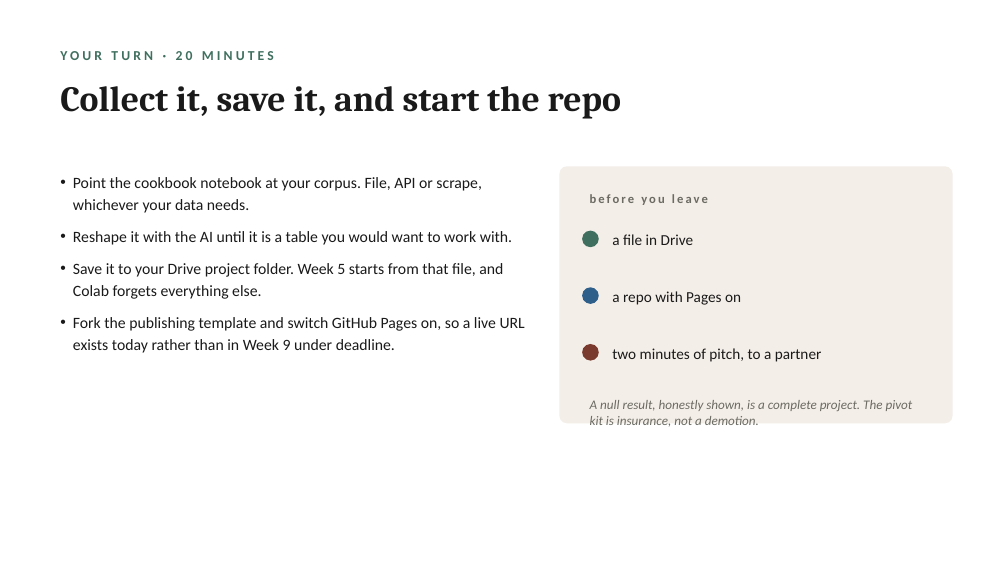
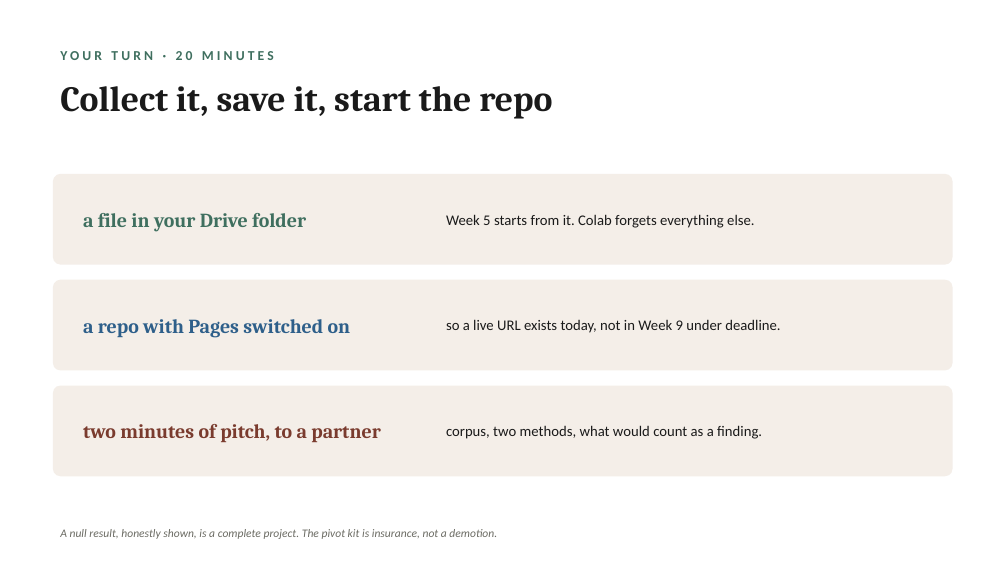
Before and after one commit to lucianli123/culture-as-data-2026, a slide deck: slide 21 of slides/week-04-lecture-draft.pptx (slide 18 before the commit). Drawn at 1008x567 pixels with LibreOffice and Linux fonts; fonts in the diff are those of the drawing. Boxes give left, top, right and bottom in pixels: in the first picture for what was removed or moved away, otherwise in the second. Text is boxed around its words. In the diff, an @@ line names an element or a change of style, - is before the commit and + after.

```diff
--- a/slides/week-04-lecture-draft.pptx
+++ b/slides/week-04-lecture-draft.pptx
@@ text at box(60, 86, 552, 119): text changed @@
-Collect it, save it, and start the repo
+Collect it, save it, start the repo
@@ rounded rectangle added at box(53, 174, 953, 265), fill #F4EEE8 @@
@@ text removed at box(73, 177, 525, 353) @@
-• Point the cookbook notebook at your corpus. File, API or scrape, whichever your data needs.
-• Reshape it with the AI until it is a table you would want to work with.
-• Save it to your Drive project folder. Week 5 starts from that file, and Colab forgets everything else.
-• Fork the publishing template and switch GitHub Pages on, so a live URL exists today rather than in Week 9 under deadline.
@@ rounded rectangle removed at box(560, 166, 953, 423) @@
@@ text at box(83, 213, 306, 232): text changed; size 14.5 to 19 pt; font Calibri to Cambria; text colour #1A1A1A to #3F6F5F; bold on @@
-a file in Drive
+a file in your Drive folder
@@ text at box(446, 214, 754, 228): text changed; size 12 to 14 pt; text colour #6B6B63 to #1A1A1A; bold off @@
-before you leave
+Week 5 starts from it. Colab forgets everything else.
@@ ellipse removed at box(582, 231, 599, 247) @@
@@ rounded rectangle added at box(53, 280, 953, 371), fill #F4EEE8 @@
@@ ellipse removed at box(582, 287, 599, 304) @@
@@ text at box(83, 319, 351, 338): text changed; size 14.5 to 19 pt; font Calibri to Cambria; text colour #1A1A1A to #2E5F8A; bold on @@
-a repo with Pages on
+a repo with Pages switched on
@@ text added at box(446, 319, 780, 333), 14 pt, text #1A1A1A @@
+so a live URL exists today, not in Week 9 under deadline.
@@ ellipse removed at box(582, 344, 599, 361) @@
@@ rounded rectangle added at box(53, 386, 953, 476), fill #F4EEE8 @@
@@ text "two minutes of pitch, to ...": place and size @@
-text "two minutes of pitch, to ..." at box(612, 348, 822, 362)
+text "two minutes of pitch, to ..." at box(83, 424, 380, 442)
@@ text "two minutes of pitch, to ..." at box(83, 424, 380, 442): size 14.5 to 19 pt, font Calibri to Cambria, text colour #1A1A1A to #7A3B2E, bold on @@
@@ text added at box(446, 425, 762, 439), 14 pt, text #1A1A1A @@
+corpus, two methods, what would count as a finding.
@@ text "A null result, honestly shown, ...": place and size @@
-text "A null result, honestly shown, ..." at box(590, 400, 913, 426)
+text "A null result, honestly shown, ..." at box(60, 529, 497, 539)
@@ text "A null result, honestly shown, ..." at box(60, 529, 497, 539): size 12.5 to 11 pt; vertical alignment top to middle @@
```
Also in this commit, not shown: 11 other slides changed, 5 slides added, 2 slides removed, 3 other files.
